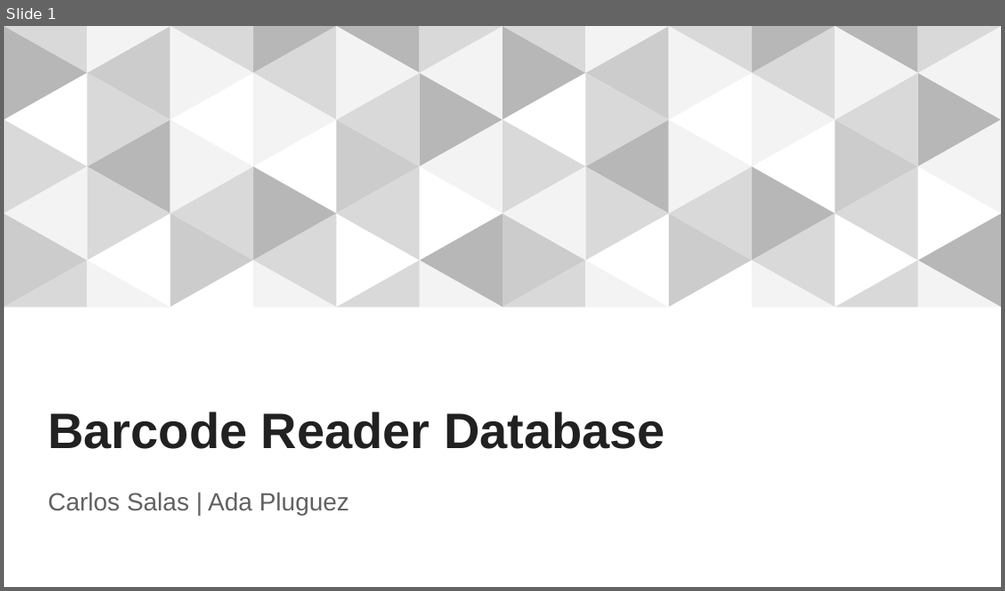
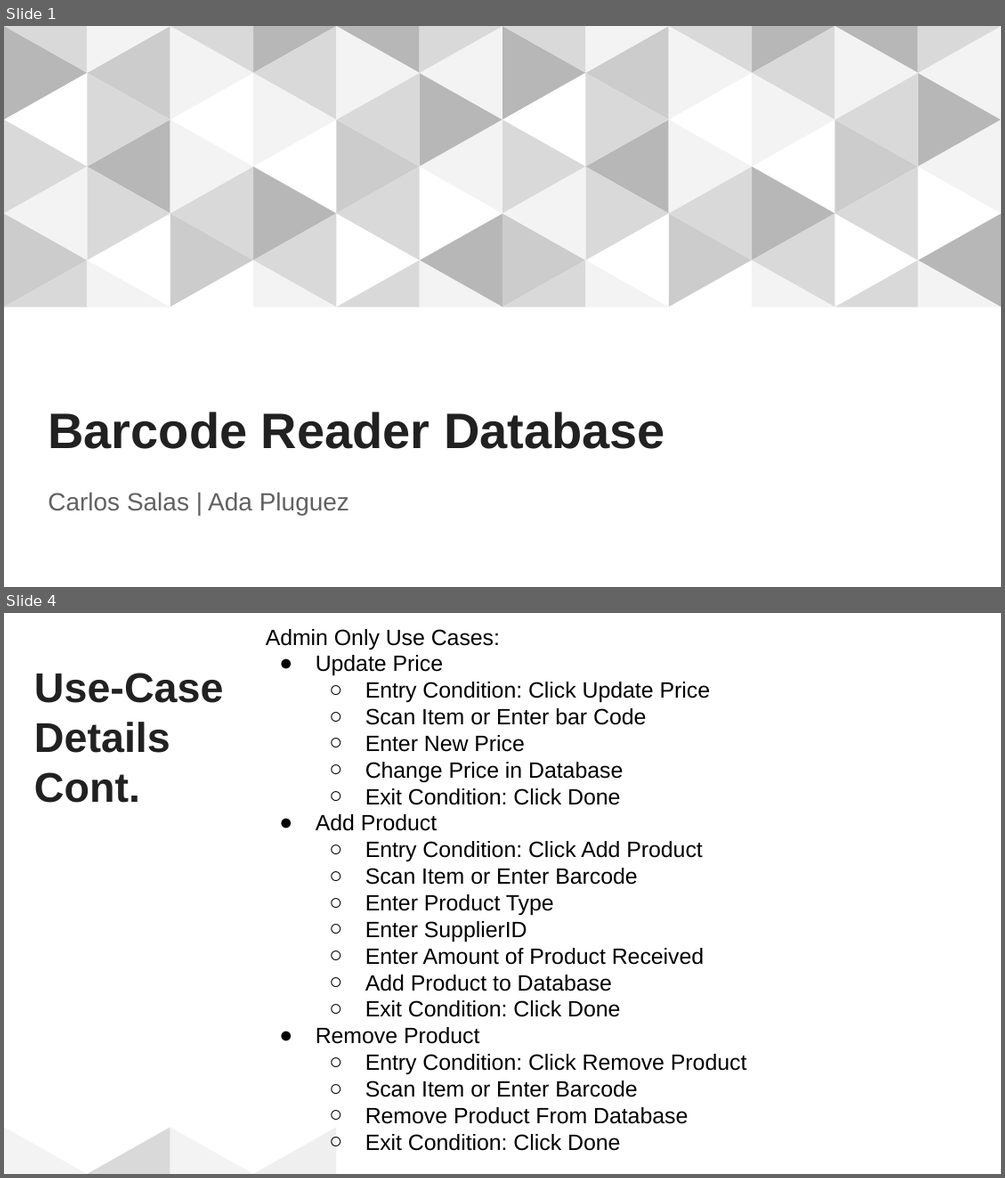
Before and after one commit to adaPlu/Barcode-Reader-CSE111, a slide deck: Barcode Reader Database.pptx. Shown one above the other, each under a label of ours: slide 1 before the commit, slides 1 and 4 after it; the slides between them are not shown. The pictures are 1005x591 and 1005x1178 pixels, drawn with LibreOffice and Linux fonts; fonts in the diff are those of the drawing. Boxes give left, top, right and bottom in pixels: in the first picture for what was removed or moved away, otherwise in the second. Text is boxed around its words. In the diff, an @@ line names an element or a change of style, - is before the commit and + after.

```diff
--- a/Barcode Reader Database.pptx
+++ b/Barcode Reader Database.pptx
@@ slide 4 added at (4,613,1001,1174), background #FFFFFF @@
@@ text added at (266,629,747,1151), 16 pt, text #000000 @@
+Admin Only Use Cases:
+● Update Price
+  ○ Entry Condition: Click Update Price
+  ○ Scan Item or Enter bar Code
+  ○ Enter New Price
+  ○ Change Price in Database
+  ○ Exit Condition: Click Done
+● Add Product
+  ○ Entry Condition: Click Add Product
+  ○ Scan Item or Enter Barcode
+  ○ Enter Product Type
+  ○ Enter SupplierID
+  ○ Enter Amount of Product Received
+  ○ Add Product to Database
+  ○ Exit Condition: Click Done
+● Remove Product
+  ○ Entry Condition: Click Remove Product
+  ○ Scan Item or Enter Barcode
+  ○ Remove Product From Database
+  ○ Exit Condition: Click Done
@@ rectangle added at (336,613,1001,1173), fill #FFFFFF @@
@@ title added at (34,673,224,803), 30 pt, text #212121, bold @@
+Use-Case
+Details
+Cont.
@@ group added at (4,1127,336,1173): 4 right triangles @@
```
Also in this commit, not shown: 1 slide changed, 1 other slide added, 1 slide removed, 1 other file.
